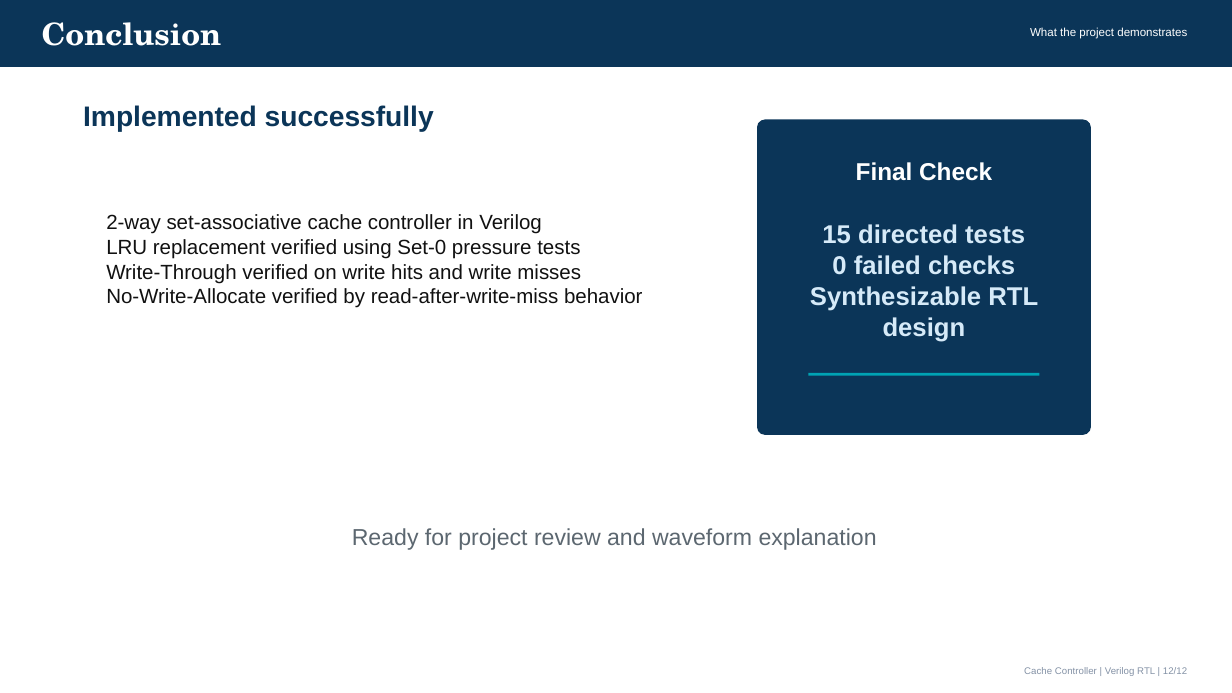
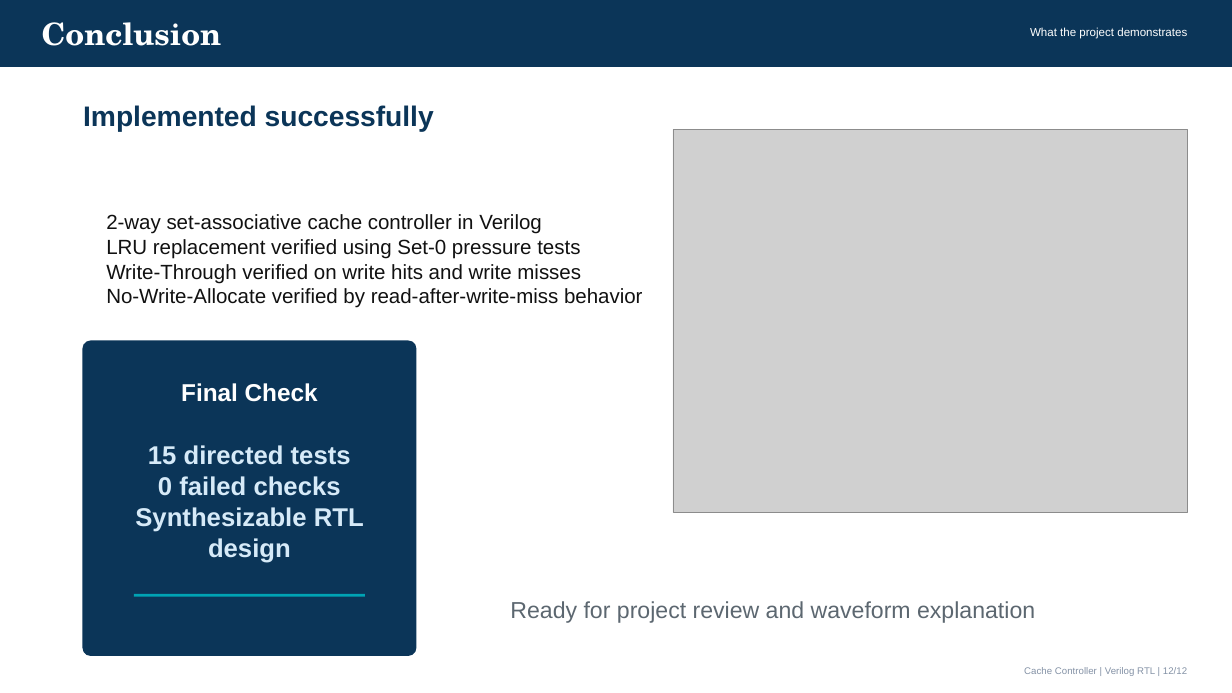
Before and after one commit to muhammad-hammad15/Cache_Controller_Project, a slide deck: slide 12 of Cache_Controller_Presentation.pptx. Drawn at 1232x693 pixels with LibreOffice and Linux fonts; fonts in the diff are those of the drawing; grey boxes stand for pictures. Boxes give left, top, right and bottom in pixels: in the first picture for what was removed or moved away, otherwise in the second. Text is boxed around its words. In the diff, an @@ line names an element or a change of style, - is before the commit and + after.

Commit message:
Cache Controller Project Verilog

```diff
--- a/Cache_Controller_Presentation.pptx
+++ b/Cache_Controller_Presentation.pptx
@@ picture added at (673,129,1188,513) @@
@@ 2 texts, 1 rounded rectangle, 1 line: place and size @@
-2 texts, 1 rounded rectangle, 1 line at (758,120,1091,434)
+2 texts, 1 rounded rectangle, 1 line at (83,341,416,655)
@@ text "Ready for project review and ...": place and size @@
-text "Ready for project review and ..." at (352,528,877,550)
+text "Ready for project review and ..." at (510,601,1035,623)
```
Also in this commit, not shown: 4 other slides changed, 1 other file.
